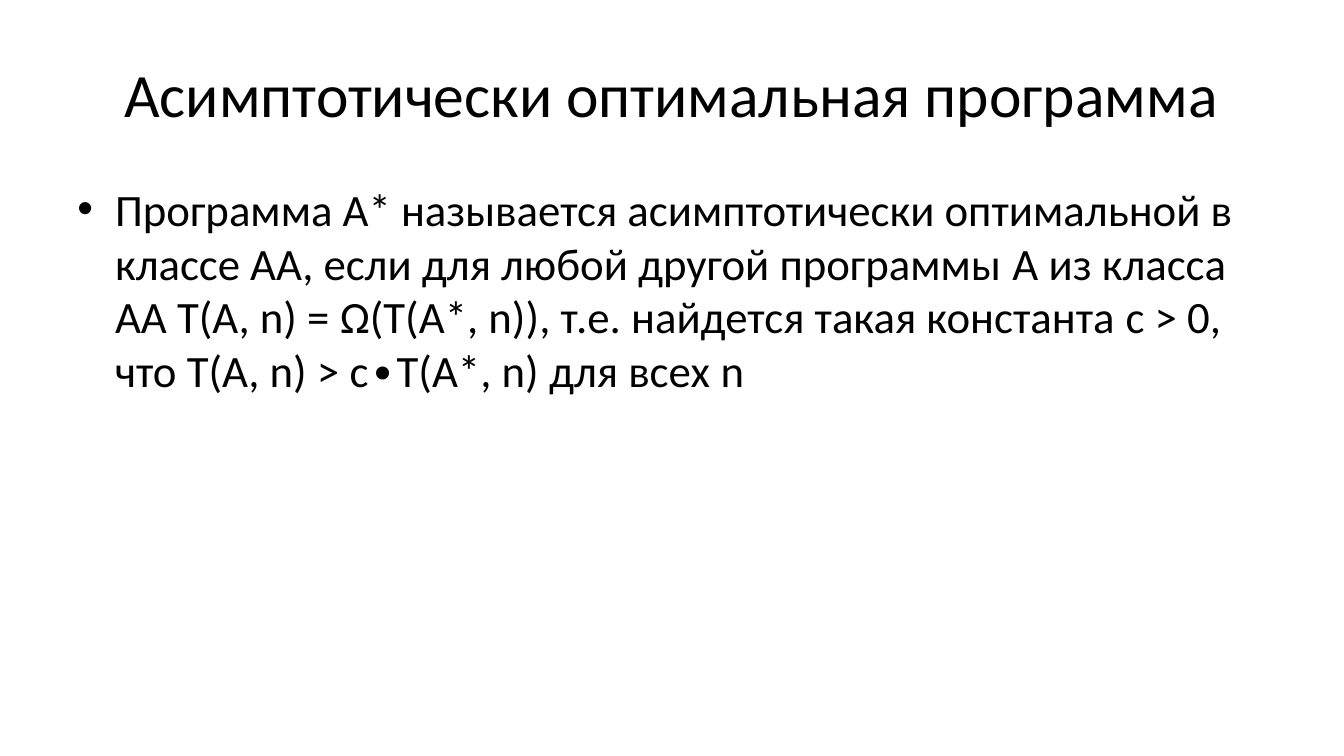
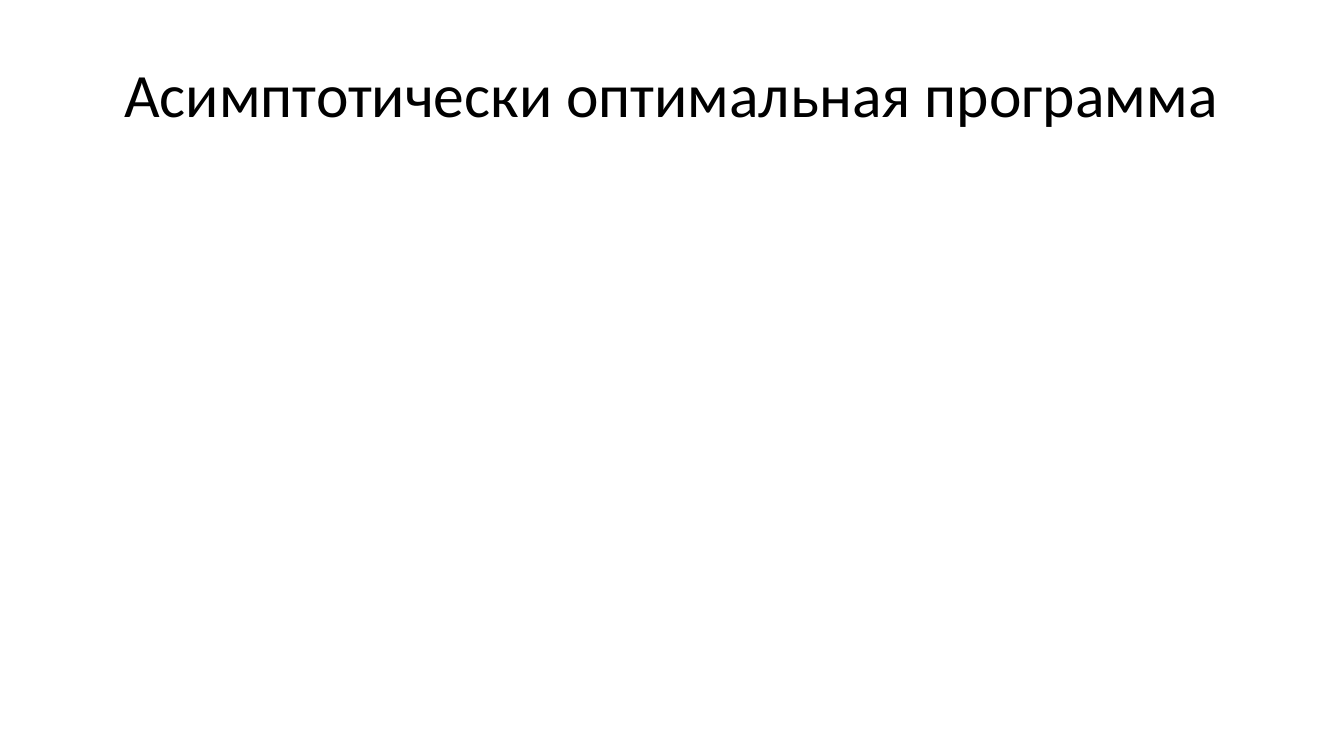
Before and after one commit to Evgueni-Petrov-aka-espetrov/Algorithms-and-Programming-in-C-pptx, a slide deck: slide 101 of 22 Оценка сложности вычислительных алгоритмов.pptx (slide 26 before the commit). Drawn at 1344x756 pixels with LibreOffice and Linux fonts; fonts in the diff are those of the drawing. Boxes give left, top, right and bottom in pixels: in the first picture for what was removed or moved away, otherwise in the second. Text is boxed around its words. In the diff, an @@ line names an element or a change of style, - is before the commit and + after.

```diff
--- a/22 Оценка сложности вычислительных алгоритмов.pptx
+++ b/22 Оценка сложности вычислительных алгоритмов.pptx
@@ text removed at [115,194,1232,395] @@
-• Программа А* называется асимптотически оптимальной в классе АА, если для любой другой программы A из класса АА T(А, n) = Ω(Т(А*, n)), т.е. найдется такая константа c > 0, что T(A, n) > с∙T(A*, n) для всех n
```
Also in this commit, not shown: 23 other slides changed, 112 slides added.
